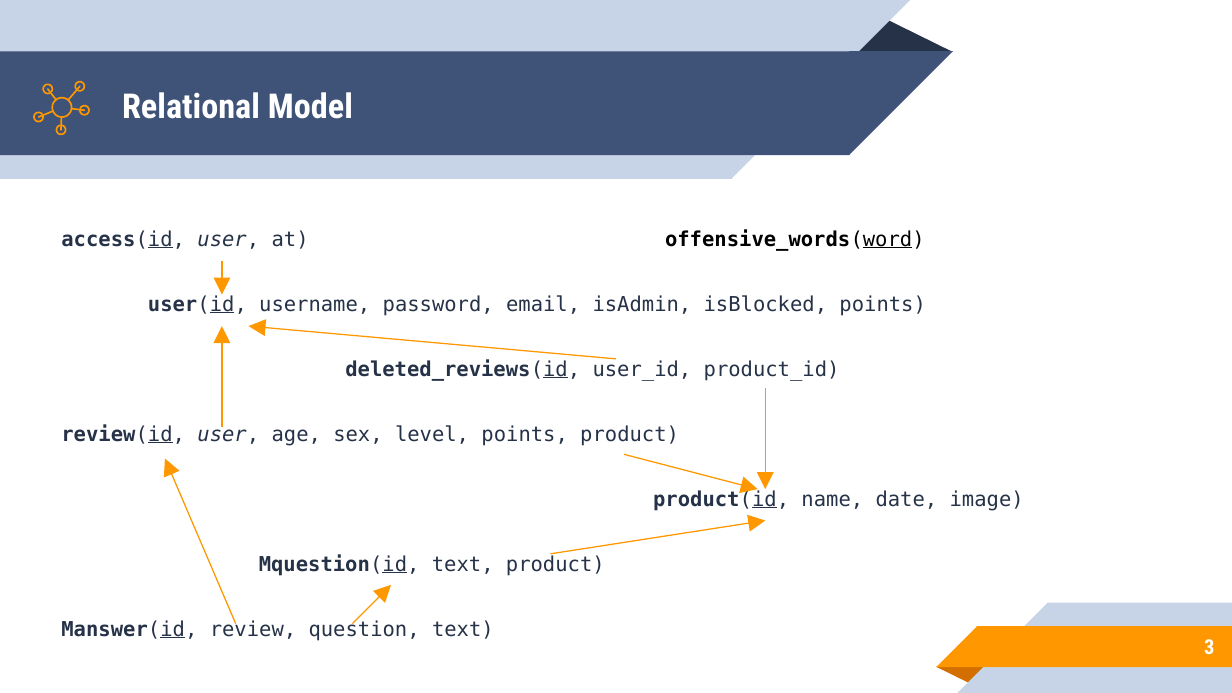
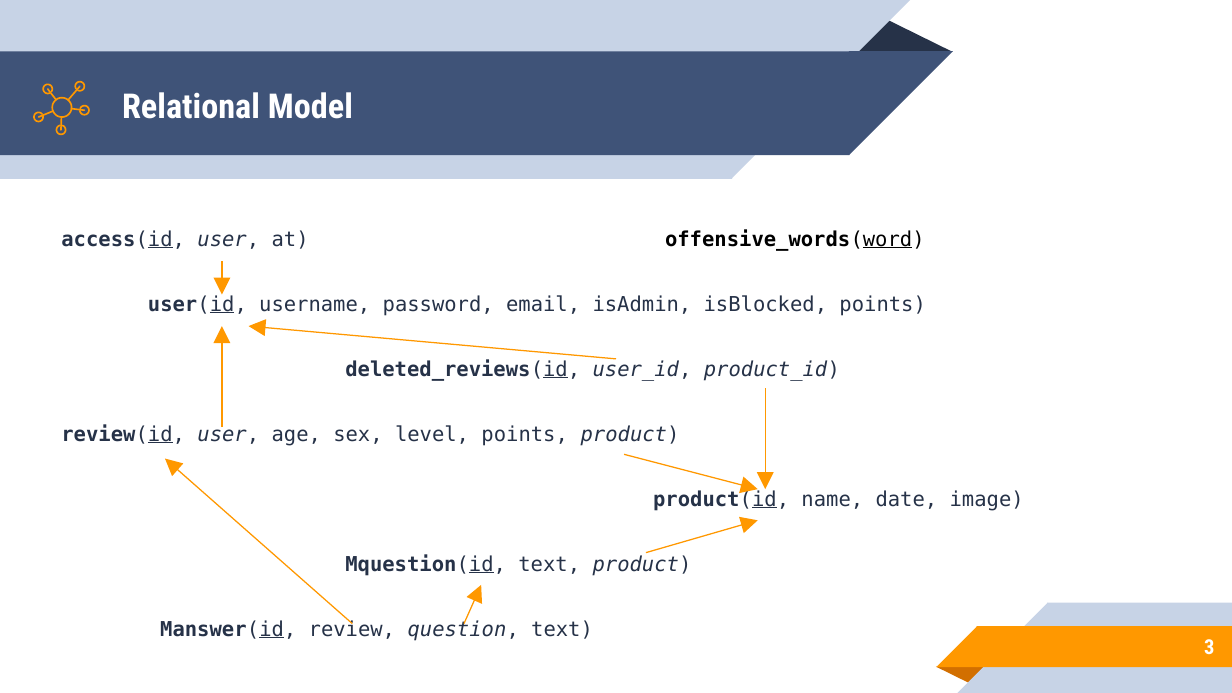
Before and after one commit to Sbi98/DB2Project, a slide deck: slide 3 of DB2 Presentation.pptx. Drawn at 1232x693 pixels with LibreOffice and Linux fonts; fonts in the diff are those of the drawing. Boxes give left, top, right and bottom in pixels: in the first picture for what was removed or moved away, otherwise in the second. Text is boxed around its words. In the diff, an @@ line names an element or a change of style, - is before the commit and + after.

Commit message:
Presentation and small updates

```diff
--- a/DB2 Presentation.pptx
+++ b/DB2 Presentation.pptx
@@ text at bbox=[61, 359, 840, 641]: italic on in "user_id, product_id)", "product)", "product)", "question," @@
@@ arrow moved from (235, 623) - (165, 458) to (352, 623) - (165, 458) @@
@@ arrow moved from (551, 554) - (765, 521) to (646, 553) - (758, 520) @@
@@ arrow moved from (352, 623) - (391, 585) to (464, 623) - (482, 585) @@
```
Also in this commit, not shown: 4 other slides changed, 11 slides added, 35 slides removed, 2 other files.
